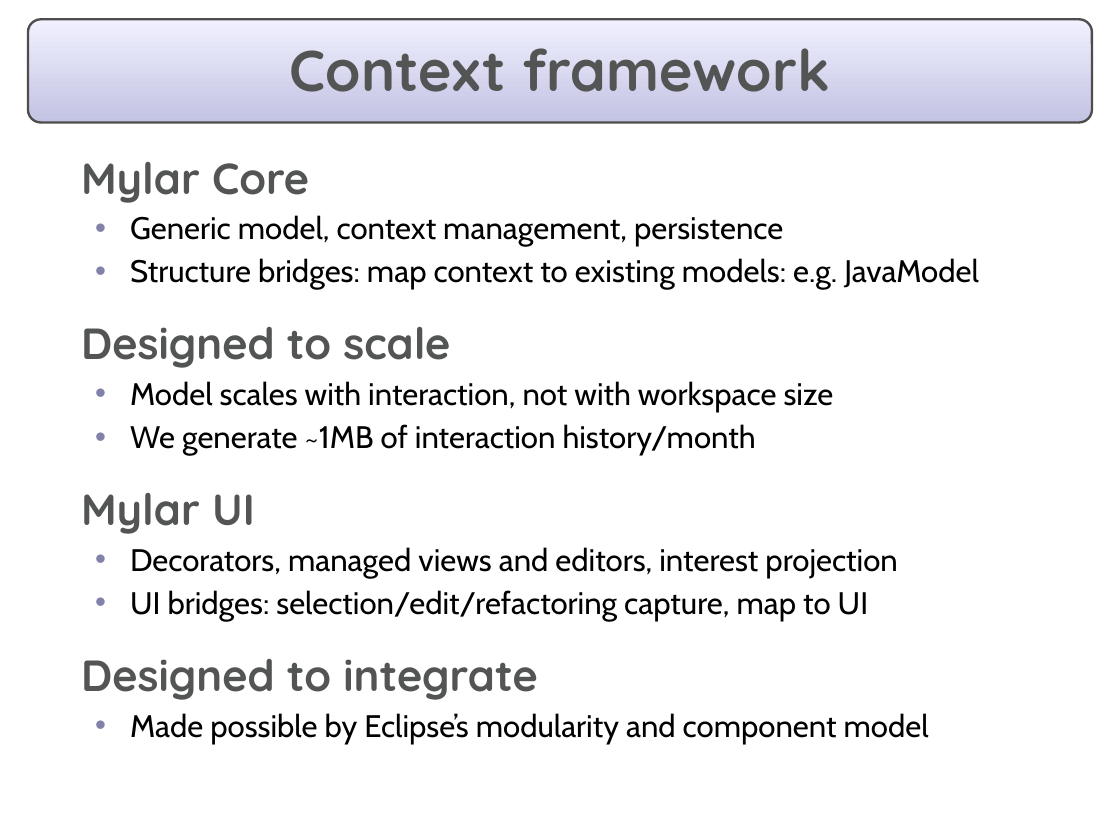
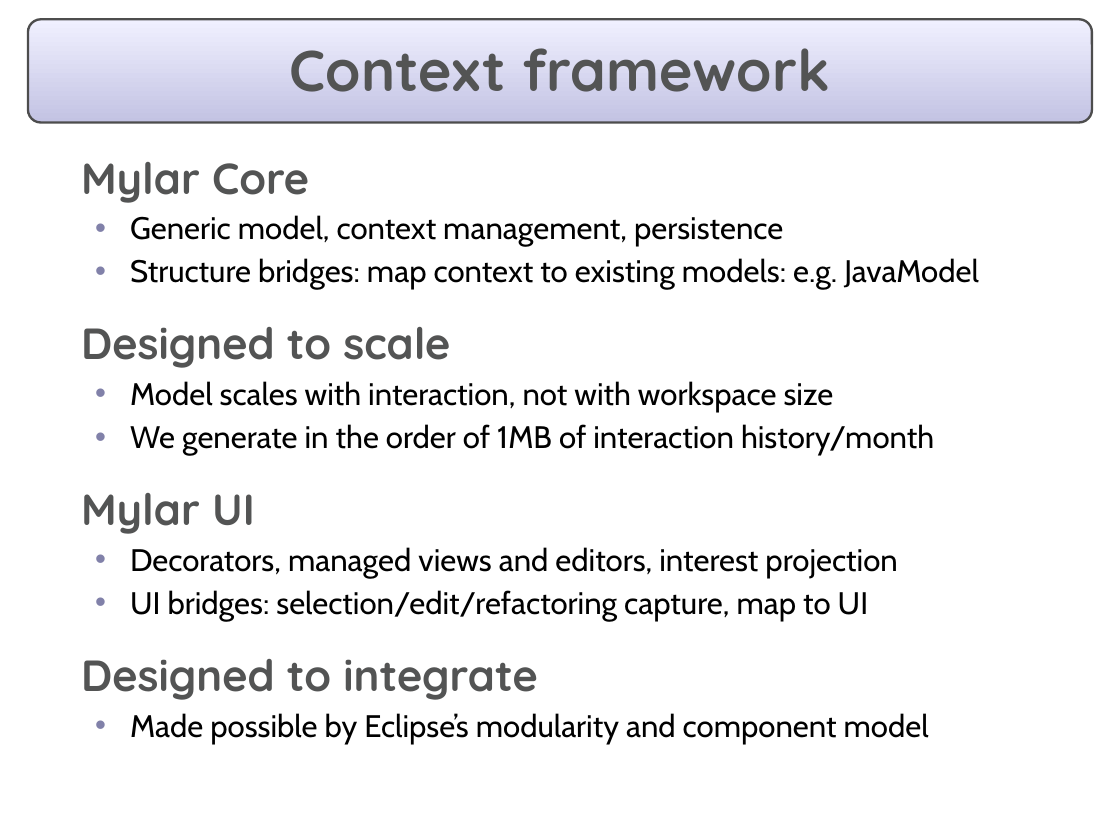
Before and after one commit to eclipse-mylyn/mylyn-website, a slide deck: slide 15 of publications/2006-03-mylar-eclipsecon.ppt. Drawn at 1120x840 pixels with LibreOffice and Linux fonts; fonts in the diff are those of the drawing. Boxes give left, top, right and bottom in pixels: in the first picture for what was removed or moved away, otherwise in the second. Text is boxed around its words. In the diff, an @@ line names an element or a change of style, - is before the commit and + after.

```diff
--- a/publications/2006-03-mylar-eclipsecon.ppt
+++ b/publications/2006-03-mylar-eclipsecon.ppt
@@ text at bbox=[130, 424, 934, 456]: text changed @@
-  • We generate ~1MB of interaction history/month
+  • We generate in the order of 1MB of interaction history/month
```
Also in this commit, not shown: 3 other slides changed, 1 other file.
